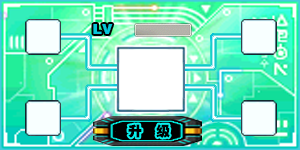
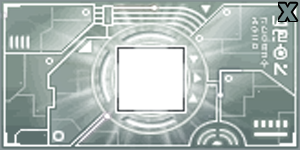
The second 300×150 image is a revision of the first. Changes to its layers:
moved "图层 0 副本" out of group "拼接", painted on it over [0, 0, 300, 150]
removed layer "LV" over [0, 0, 300, 150]
